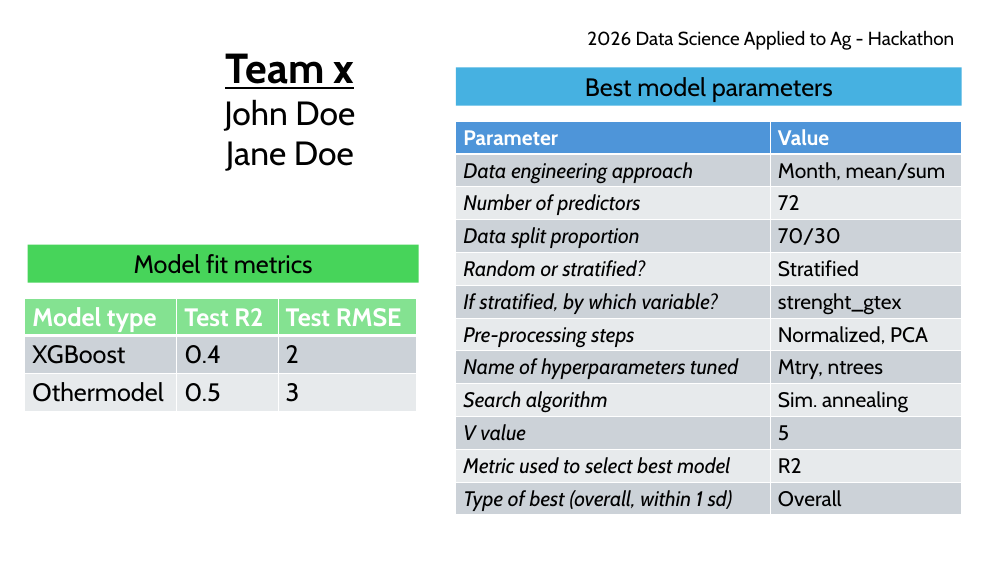
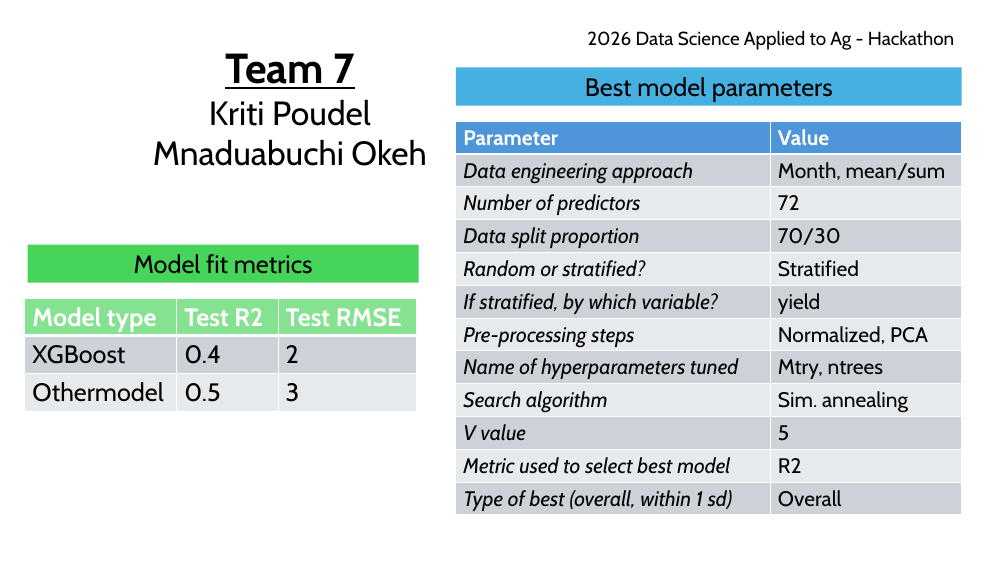
Before and after one commit to KritiPoudel/2026dsa_finalproject_group7, a slide deck: slide 1 of output/2026dsa_teamx.pptx. Drawn at 1008x567 pixels with LibreOffice and Linux fonts; fonts in the diff are those of the drawing. Boxes give left, top, right and bottom in pixels: in the first picture for what was removed or moved away, otherwise in the second. Text is boxed around its words. In the diff, an @@ line names an element or a change of style, - is before the commit and + after.

```diff
--- a/output/2026dsa_teamx.pptx
+++ b/output/2026dsa_teamx.pptx
@@ text at (153,53,426,166): text changed @@
-Team x
-John Doe
-Jane Doe
+Team 7
+Kriti Poudel
+Mnaduabuchi Okeh
@@ table at (456,121,962,515) @@
-row 6, column 2: strenght_gtex
+row 6, column 2: yield
```
Also in this commit, not shown: 5 other files.
